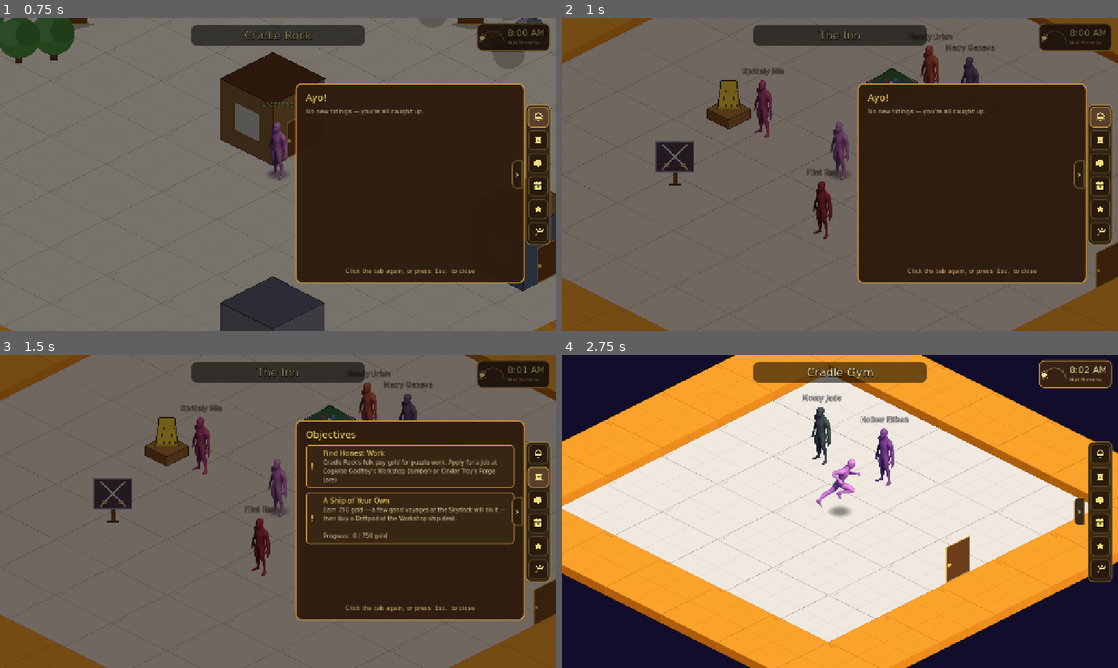
Above: before the commit, frames 1-4 (two rows, left to right).
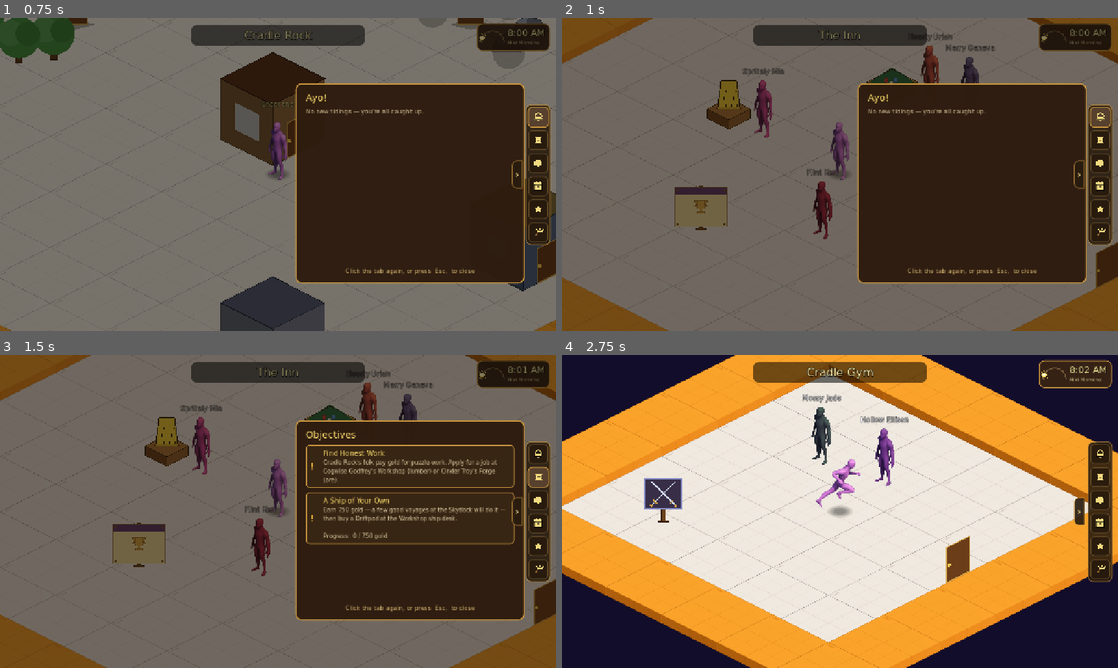
Above: after the commit, the same moments.

Repository: TairoyZone/shivaliva-shanty
Game: Godot game, scene res://tools/shot_scenes.tscn
The game is run twice, just before and just after one commit, with the same random seed, the same clock (stepped at 60 frames per second) and the same inputs. This scene is started directly instead of the project's main scene.
Inputs (mouse positions are in pixels of both pictures, inside the frame that each line leads up to):
- Up to frame 1 (0.75 s): click "0" at 0.5 s
- Up to frame 2 (1 s): no input
- Up to frame 3 (1.5 s): click (539, 477) at 1.27 s
- Up to frame 4 (2.75 s): tap Enter (ui_accept) at 2, 2.27, 2.57 s; move the mouse to (962, 495) at 2.02 s; hold D (move_right) from 2.03 s (still down); hold E (interact) from 2.03 s (still down); click (962, 495) at 2.17 s

Frame 1 is identical in both runs. In frame 2, 1.9% of the frame differs, in the area x 16-30%, y 39-68%; in frame 3, 1.9%; in frame 4, 0.7%.

Commit message:
refactor(gym): full rename healers_hut -> cradle_gym + NPCs own their gym roles
Complete rebrand of the ex-hospital, files + folders included (Troy 2026-06-16):
- buildings/healers_hut -> buildings/cradle_gym (class HealersHut -> CradleGym)
- levels/healers_hut_interior -> levels/cradle_gym_interior
  (class HealersHutInterior -> CradleGymInterior)
- the door anchor HealersHutDoor -> CradleGymDoor; node names + every ext_resource
  / target_scene path updated (shore, the door chain, both shot tools)

And the NPCs are now AWARE of their gym roles:
- npc_brain PLACES: the scene context for cradle_gym_interior now describes the
  Cradle Gym (Ellison master, Jade heals, the Jungle Ordeal) instead of the old
  "herb-room" — so a chatting NPC speaks to where they actually are
- npc_profile_card: Jade "Herbalist"@"Healer's Hut" -> "Gym healer"@"the Cradle
  Gym"; Ellison "Old storyteller"@"the Inn" -> "Gym master"@"the Cradle Gym"

Troy's new SkirmishSign (the in-gym Spar prop) is preserved. Verified: clean grep
(no stale refs), parse scan, and the renamed interior loads with everything intact
(banner, Jade + Ellison, Spar sign, clock). NOTE: reopen the scene tab in Godot —
the editor's last-open path moved.

Co-Authored-By: Claude Opus 4.8 (1M context) <noreply@anthropic.com>

Diff:
--- a/autoloads/npc_brain.gd
+++ b/autoloads/npc_brain.gd
@@ -836,7 +836,7 @@
 	"mine": "RIGHT NOW you're in the Mine — dim ore tunnels: pickaxes, raw ore glinting in the rock, dust in the air. A DIG station works the ore (the forage puzzle); this is where the Forge's hired miners earn their a gold wage per ore.",
 	"workshop_interior": "RIGHT NOW you're in the Workshop — Cogwise Godfrey's tinkering den: gears, half-built contraptio …(294 unchanged characters)…
 	"skydock_interior": "RIGHT NOW you're at the Skydock — the sky-harbour: moored ships, coils of rope, the tang of stard …(239 unchanged characters)…
-	"healers_hut_interior": "RIGHT NOW you're in the Healer's Hut — Mossy Jade's herb-room: drying plants overhead, poultices, a quiet green calm. It's a place of rest and remedies, not trade — no shop or service to buy here, just Jade's care.",
+	"cradle_gym_interior": "RIGHT NOW you're in the Cradle Gym — the island's Skirmish training hall: sparring mats, a crossed-blades Spar sign, the thud of bouts. Hollow Ellison runs it as MASTER (spar her, free, to learn the ropes); Mossy Jade tends the fighters here, resting them back to full fighting health between bouts. When a fighter's ready, Ellison sends them to the JUNGLE ORDEAL past the forest — beat its beasts one at a time, up to the Jungle King.",
 	"shore": "RIGHT NOW you're on the Shore — the island's edge: open sky, moored skiffs, and the long drop into the Stardust below.",
 	"forest": "RIGHT NOW you're in The Grove — a sky-island wood of tall timber, the thunk of axes, sawdust underfoot. A CUTTING station fells the trees; this is where the Workshop's hired lumberjacks earn their a gold wage per log.",
 	"frontier_isle": "RIGHT NOW you're on Driftspar — the frontier sky-island: wild, half-explored, hush and open sky.",
--- /dev/null
+++ b/buildings/cradle_gym/cradle_gym.gd
@@ -0,0 +1,7 @@
+## The Cradle Gym — the island's Skirmish training hall (Troy 2026-06-16, converted + fully renamed from
+## Jade's old healer's hut). Hollow Ellison runs it as master; Jade tends the fighters (heals your fighting
+## health). Warm dojo-red walls + amber windows read as "a place you go to scrap" at a glance. All
+## wall/roof/window drawing inherits from [Building]; thin for future gym-only touches (a bell, a banner).
+@tool
+class_name CradleGym
+extends Building
--- a/buildings/healers_hut/healers_hut.tscn
+++ b/buildings/cradle_gym/cradle_gym.tscn
@@ -1,12 +1,12 @@
 [gd_scene load_steps=3 format=3 uid="uid://b2healh7k3qrb"]
 
-[ext_resource type="Script" path="res://buildings/healers_hut/healers_hut.gd" id="1_healh"]
+[ext_resource type="Script" path="res://buildings/cradle_gym/cradle_gym.gd" id="1_gym"]
 [ext_resource type="PackedScene" uid="uid://blr4e33qxprt2" path="res://levels/door/door.tscn" id="2_door"]
 
-[node name="HealersHut" type="StaticBody2D"]
+[node name="CradleGym" type="StaticBody2D"]
 collision_layer = 2
 collision_mask = 0
-script = ExtResource("1_healh")
+script = ExtResource("1_gym")
 window_size = Vector2(48, 48)
 window_front_right = false
 color_walls = Color(0.54, 0.31, 0.26, 1)
@@ -20,9 +20,9 @@
 visible = false
 polygon = PackedVector2Array(0, 60, 120, 0, 0, -60, -120, 0)
 
-[node name="HealersHutDoor" parent="." instance=ExtResource("2_door")]
+[node name="CradleGymDoor" parent="." instance=ExtResource("2_door")]
 position = Vector2(60, 30)
-target_scene = "res://levels/healers_hut_interior/healers_hut_interior.tscn"
+target_scene = "res://levels/cradle_gym_interior/cradle_gym_interior.tscn"
 target_spawn_anchor = "DoorOut"
 wall_facing = 1
 marker_label = "Enter the Cradle Gym"
--- a/buildings/healers_hut/healers_hut.gd
+++ /dev/null
@@ -1,8 +0,0 @@
-## The Cradle Gym — the island's Skirmish training hall (Troy 2026-06-16, converted from Jade's old
-## healer's hut). Hollow Ellison runs it as master; Jade tends the fighters (heals your fighting health).
-## Warm dojo-red walls + amber windows read as "a place you go to scrap" at a glance. All wall/roof/window
-## drawing inherits from [Building]; thin for future gym-only touches (a crossed-blades sign, a bell).
-## (Node/file still named healers_hut — a harmless internal name; the player only sees "Cradle Gym".)
-@tool
-class_name HealersHut
-extends Building
--- a/interface/npc_profile/npc_profile_card.gd
+++ b/interface/npc_profile/npc_profile_card.gd
@@ -14,14 +14,14 @@
 ## What each cast member does — shown under their name. Data-driven; falls back to a generic role.
 const ROLES : Dictionary = {
 	"Flint Kerr": "Bladesmith", "Cinder Troy": "Blacksmith", "Hearty Brian": "Innkeeper",
-	"Merry Geneva": "Inn hostess", "Spritely Mia": "Whittler", "Mossy Jade": "Herbalist",
-	"Cogwise Godfrey": "Tinker", "Stormy Jericho": "Skydock master", "Hollow Ellison": "Old storyteller",
+	"Merry Geneva": "Inn hostess", "Spritely Mia": "Whittler", "Mossy Jade": "Gym healer",
+	"Cogwise Godfrey": "Tinker", "Stormy Jericho": "Skydock master", "Hollow Ellison": "Gym master",
 }
 ## Where each is usually found (for the "About" line).
 const HAUNTS : Dictionary = {
 	"Flint Kerr": "the Forge", "Cinder Troy": "the Forge", "Hearty Brian": "the Inn",
-	"Merry Geneva": "the Inn", "Spritely Mia": "the Inn", "Mossy Jade": "the Healer's Hut",
-	"Cogwise Godfrey": "the Workshop", "Stormy Jericho": "the Skydock", "Hollow Ellison": "the Inn",
+	"Merry Geneva": "the Inn", "Spritely Mia": "the Inn", "Mossy Jade": "the Cradle Gym",
+	"Cogwise Godfrey": "the Workshop", "Stormy Jericho": "the Skydock", "Hollow Ellison": "the Cradle Gym",
 }
 
 var _npc_name : String = ""
--- /dev/null
+++ b/levels/cradle_gym_interior/cradle_gym_interior.gd
@@ -0,0 +1,6 @@
+## Interior of the CRADLE GYM — the island's Skirmish training hall (renamed from Mossy Jade's old
+## healer's hut, Troy 2026-06-16). Hollow Ellison (master) + Mossy Jade (healer) work here; a Spar sign
+## launches a practice bout. Shared behavior (player spawn, return-spawn anchoring) lives in
+## [BaseLocation]; the door back to Cradle Rock + the props are in the scene file.
+class_name CradleGymInterior
+extends BaseLocation
--- a/levels/healers_hut_interior/healers_hut_interior.tscn
+++ b/levels/cradle_gym_interior/cradle_gym_interior.tscn
@@ -1,9 +1,10 @@
-[gd_scene load_steps=5 format=4 uid="uid://c3healh0interr"]
+[gd_scene format=4 uid="uid://dplef4xg3yelf"]
 
-[ext_resource type="Script" path="res://levels/healers_hut_interior/healers_hut_interior.gd" id="1_healh"]
+[ext_resource type="Script" uid="uid://bw5oehdsums10" path="res://levels/cradle_gym_interior/cradle_gym_interior.gd" id="1_healh"]
 [ext_resource type="TileSet" uid="uid://ttl82eyaqrvu" path="res://assets/iso/isometric_tileset.tres" id="2_tileset"]
 [ext_resource type="PackedScene" uid="uid://blr4e33qxprt2" path="res://levels/door/door.tscn" id="3_door"]
 [ext_resource type="PackedScene" uid="uid://c84w318i58qgr" path="res://components/npc/npc.tscn" id="4_npc"]
+[ext_resource type="PackedScene" uid="uid://042rxtltydum" path="res://puzzles/skirmish/skirmish_sign/skirmish_sign.tscn" id="5_ui57a"]
 
 [sub_resource type="StyleBoxFlat" id="banner_style"]
 content_margin_left = 28.0
@@ -16,57 +17,56 @@
 corner_radius_bottom_right = 14
 corner_radius_bottom_left = 14
 
-[node name="HealersHutInterior" type="Node2D"]
+[node name="CradleGymInterior" type="Node2D" unique_id=243464235]
 script = ExtResource("1_healh")
 pirate_spawn_position = Vector2(0, 0)
 
-[node name="GroundTileMapLayer" type="TileMapLayer" parent="."]
+[node name="GroundTileMapLayer" type="TileMapLayer" parent="." unique_id=1361599328]
 tile_map_data = PackedByteArray("AAD//wAAAAACAAAAAAD+////AAACAAAAAAD///7/AAACAAAAAAD///3/AAACAAAAAAAAAP7/AAACAAAAAAAAAP …(320 unchanged characters)…
 tile_set = ExtResource("2_tileset")
 
-[node name="UpperTileMapLayer" type="TileMapLayer" parent="."]
+[node name="UpperTileMapLayer" type="TileMapLayer" parent="." unique_id=1148903054]
 position = Vector2(0, -78)
 tile_set = ExtResource("2_tileset")
 
-[node name="YSortNode2D" type="Node2D" parent="."]
+[node name="YSortNode2D" type="Node2D" parent="." unique_id=893092780]
 y_sort_enabled = true
 
-[node name="GroundObjectsTileMapLayer" type="TileMapLayer" parent="YSortNode2D"]
+[node name="GroundObjectsTileMapLayer" type="TileMapLayer" parent="YSortNode2D" unique_id=186006068]
 y_sort_enabled = true
 tile_map_data = PackedByteArray("AAD//wQAAAADAAAAAAD+/wMAAAADAAAAAAD+/wIAAAADAAAAAAD9/wEAAAADAAAAAAD9/wAAAAADAAAAAAD8// …(304 unchanged characters)…
 tile_set = ExtResource("2_tileset")
 
-[node name="UpperObjectsTileMapLayer" type="TileMapLayer" parent="YSortNode2D"]
+[node name="UpperObjectsTileMapLayer" type="TileMapLayer" parent="YSortNode2D" unique_id=319424393]
 y_sort_enabled = true
 position = Vector2(0, -78)
 tile_set = ExtResource("2_tileset")
 
-[node name="JadeNpc" parent="YSortNode2D" instance=ExtResource("4_npc")]
+[node name="JadeNpc" parent="YSortNode2D" unique_id=859128603 instance=ExtResource("4_npc")]
 position = Vector2(-16, -120)
 npc_name = "Mossy Jade"
 dialog_lines = Array[String](["Come in, dear — sit while I see to those bruises. No fighter leaves here aching if I can …(616 unchanged characters)…
 portrait_color = Color(0.3, 0.62, 0.36, 1)
 heals_player = true
 
-[node name="EllisonNpc" parent="YSortNode2D" instance=ExtResource("4_npc")]
+[node name="EllisonNpc" parent="YSortNode2D" unique_id=1604588290 instance=ExtResource("4_npc")]
 position = Vector2(130, -70)
 npc_name = "Hollow Ellison"
 dialog_lines = Array[String](["...Welcome. The Cradle Gym. Mine to keep, now. Strange, the things we end up tending.",  …(611 unchanged characters)…
 portrait_color = Color(0.62, 0.55, 0.72, 1)
 
-[node name="DoorOut" parent="YSortNode2D" instance=ExtResource("3_door")]
+[node name="DoorOut" parent="YSortNode2D" unique_id=1952161983 instance=ExtResource("3_door")]
 position = Vector2(299, 150)
 target_scene = "res://levels/shore/shore.tscn"
-target_spawn_anchor = "HealersHutDoor"
+target_spawn_anchor = "CradleGymDoor"
 wall_facing = 1
 marker_label = "Step outside"
-interact_message = ""
 spawn_offset = Vector2(0, -60)
 
-[node name="UI" type="CanvasLayer" parent="."]
+[node name="UI" type="CanvasLayer" parent="." unique_id=1548829543]
 layer = 5
 
-[node name="LocationBanner" type="PanelContainer" parent="UI"]
+[node name="LocationBanner" type="PanelContainer" parent="UI" unique_id=171186548]
 anchors_preset = 5
 anchor_left = 0.5
 anchor_right = 0.5
@@ -78,7 +78,7 @@
 mouse_filter = 2
 theme_override_styles/panel = SubResource("banner_style")
 
-[node name="LocationLabel" type="Label" parent="UI/LocationBanner"]
+[node name="LocationLabel" type="Label" parent="UI/LocationBanner" unique_id=757725720]
 modulate = Color(0.98, 0.92, 0.65, 1)
 layout_mode = 2
 theme_override_colors/font_outline_color = Color(0, 0, 0, 0.9)
@@ -87,3 +87,6 @@
 text = "Cradle Gym"
 horizontal_alignment = 1
 vertical_alignment = 1
+
+[node name="SkirmishSign" parent="." unique_id=1660366251 instance=ExtResource("5_ui57a")]
+position = Vector2(-380, 24)
--- a/levels/healers_hut_interior/healers_hut_interior.gd
+++ /dev/null
@@ -1,6 +0,0 @@
-## Interior of Mossy Jade's healer's hut. Jade lives + works here per
-## the "live where they work" model ([[cradle-rock-cast]]). Shared
-## behavior (player spawn, return-spawn anchoring) lives in
-## [BaseLocation]; the door back to Cradle Rock is in the scene file.
-class_name HealersHutInterior
-extends BaseLocation
--- a/levels/shore/shore.tscn
+++ b/levels/shore/shore.tscn
@@ -5,7 +5,7 @@
 [ext_resource type="PackedScene" uid="uid://brmstrkpawpq" path="res://buildings/outpost/outpost_building.tscn" id="4_inn"]
 [ext_resource type="PackedScene" uid="uid://dm7sl5hn2n7hi" path="res://buildings/player_shanty/player_shanty.tscn" id="5_shanty"]
 [ext_resource type="PackedScene" uid="uid://b1forge8k2qra" path="res://buildings/forge/forge.tscn" id="6_forge"]
-[ext_resource type="PackedScene" uid="uid://b2healh7k3qrb" path="res://buildings/healers_hut/healers_hut.tscn" id="7_apoth"]
+[ext_resource type="PackedScene" uid="uid://b2healh7k3qrb" path="res://buildings/cradle_gym/cradle_gym.tscn" id="7_apoth"]
 [ext_resource type="PackedScene" uid="uid://b3wkshp8k4qrc" path="res://buildings/workshop/workshop.tscn" id="8_wkshp"]
 [ext_resource type="PackedScene" uid="uid://b4skdclak5qrd" path="res://buildings/skydock/skydock.tscn" id="9_skdck"]
 [ext_resource type="PackedScene" path="res://levels/forest/tree.tscn" id="10_170tr"]
@@ -61,7 +61,7 @@
 [node name="Forge" parent="YSortNode2D" unique_id=441243707 instance=ExtResource("6_forge")]
 position = Vector2(0, -488)
 
-[node name="HealersHut" parent="YSortNode2D" unique_id=308611854 instance=ExtResource("7_apoth")]
+[node name="CradleGym" parent="YSortNode2D" unique_id=308611854 instance=ExtResource("7_apoth")]
 position = Vector2(1032, 0)
 
 [node name="Workshop" parent="YSortNode2D" unique_id=921222377 instance=ExtResource("8_wkshp")]
--- a/levels/tavern/tavern.tscn
+++ b/levels/tavern/tavern.tscn
@@ -7,7 +7,6 @@
 [ext_resource type="PackedScene" uid="uid://duapk8jxnk2qa" path="res://puzzles/poker/table/table.tscn" id="5_poker"]
 [ext_resource type="PackedScene" uid="uid://c84w318i58qgr" path="res://components/npc/npc.tscn" id="6_npc"]
 [ext_resource type="PackedScene" uid="uid://c1l5gbatp0um" path="res://buildings/tournament_board/tournament_board.tscn" id="7_tboard"]
-[ext_resource type="PackedScene" uid="uid://cskirmishsign01" path="res://puzzles/skirmish/skirmish_sign/skirmish_sign.tscn" id="8_skirm"]
 
 [sub_resource type="StyleBoxFlat" id="banner_style"]
 content_margin_left = 28.0
@@ -58,7 +57,6 @@
 target_spawn_anchor = "InnDoor"
 wall_facing = 1
 marker_label = "Step outside"
-interact_message = ""
 spawn_offset = Vector2(-60, -30)
 
 [node name="BrianNpc" parent="YSortNode2D" unique_id=1857623763 instance=ExtResource("6_npc")]
@@ -79,17 +77,14 @@
 dialog_lines = Array[String](["Oh-ho, fresh blood. Come closer — I don't bite. The steel does.", "You here to scrap, or …(558 unchanged characters)…
 portrait_color = Color(0.78, 0.32, 0.32, 1)
 
-[node name="GenevaNpc" parent="YSortNode2D" instance=ExtResource("6_npc")]
+[node name="GenevaNpc" parent="YSortNode2D" unique_id=1338682068 instance=ExtResource("6_npc")]
 position = Vector2(300, -150)
 npc_name = "Merry Geneva"
 dialog_lines = Array[String](["In you come, love — out of the wind and into a seat. The stew's hot and so's the gossip. …(617 unchanged characters)…
 portrait_color = Color(0.46, 0.68, 0.6, 1)
 
-[node name="TournamentBoard" parent="YSortNode2D" instance=ExtResource("7_tboard")]
-position = Vector2(360, -60)
-
-[node name="SkirmishSign" parent="YSortNode2D" instance=ExtResource("8_skirm")]
-position = Vector2(-380, 24)
+[node name="TournamentBoard" parent="YSortNode2D" unique_id=263057295 instance=ExtResource("7_tboard")]
+position = Vector2(-320, 128)
 
 [node name="UI" type="CanvasLayer" parent="." unique_id=2028402885]
 layer = 5
--- a/tools/shot_gym.gd
+++ b/tools/shot_gym.gd
@@ -1,6 +1,6 @@
 extends Node2D
 const OUT := "user://shots"
-const SHOTS := [["res://levels/healers_hut_interior/healers_hut_interior.tscn", "look_gym.png", 0.8],
+const SHOTS := [["res://levels/cradle_gym_interior/cradle_gym_interior.tscn", "look_gym.png", 0.8],
 	["res://levels/shore/shore.tscn", "look_gym_building.png", 1.0]]
 func _ready() -> void:
 	DirAccess.make_dir_recursive_absolute(OUT)
--- a/tools/shot_scenes.gd
+++ b/tools/shot_scenes.gd
@@ -8,7 +8,7 @@
 	["res://levels/shore/shore.tscn", "world_shore"],
 	["res://levels/tavern/tavern.tscn", "world_tavern"],
 	["res://levels/forge_interior/forge_interior.tscn", "world_forge"],
-	["res://levels/healers_hut_interior/healers_hut_interior.tscn", "world_garden"],
+	["res://levels/cradle_gym_interior/cradle_gym_interior.tscn", "world_cradle_gym"],
 	["res://puzzles/loft/loft.tscn", "play_loft"],
 	["res://puzzles/lumberjacking/lumberjacking.tscn", "play_lumberjacking"],
 	["res://puzzles/gem_drop/gem_drop.tscn", "play_gemdrop"],
Renamed: buildings/healers_hut/healers_hut.gd.uid -> buildings/cradle_gym/cradle_gym.gd.uid
Renamed: levels/healers_hut_interior/healers_hut_interior.gd.uid -> levels/cradle_gym_interior/cradle_gym_interior.gd.uid
